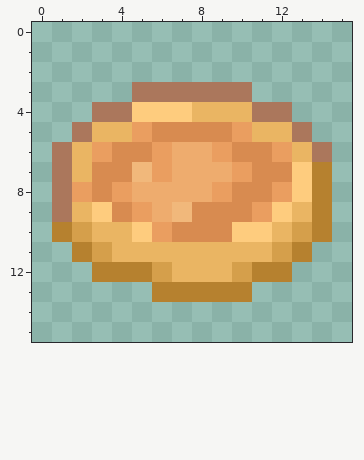
Pixel-art sprite: assets/minecraft/textures/cmd/misc/dough_cream_pie.png. The picture above is the old version.
The file is 16x16 pixels.
Once edited:
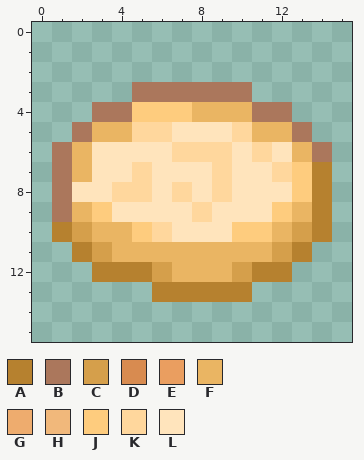
Palette (. is transparent): A #b6812f  B #ab775c  C #d59f4b  D #d88b50  E #ea9e60  F #eab563  G #eeac6e  H #f1b87b  J #fecc7e  K #ffd79d  L #ffe4bc
Changes in this commit:
@@ x 0..15 @@
  4 ...BBJJJFFFBB...
- 5 ..BFFEDDDDEFFB..
- 6 .BFEDDEGGEDDEFB.
- 7 .BFDDHEGGGEDDJA.
- 8 .BEDEGGGGEDDEJA.
- 9 .BFJDEGHDDDEJFA.
-10 .ACFFJEDDDJJFCA.
+ 5 ..BFFKKLLLKFFB..
+ 6 .BFLLLLKKKLKLFB.
+ 7 .BFLLKLLLKLLKJA.
+ 8 .BLLKKLKLKLLLJA.
+ 9 .BFJLLLLKLLLJFA.
+10 .ACFFJKLLLJJFCA.
 11 ..ACFFFFFFFFCA..
